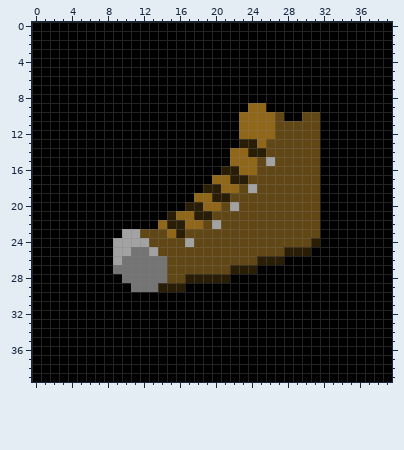
One commit to this pixel-art sprite: images/tile_research_earth_density_1.png. This is how it looked before the edit.
The file is 40x40 pixels.
The result:
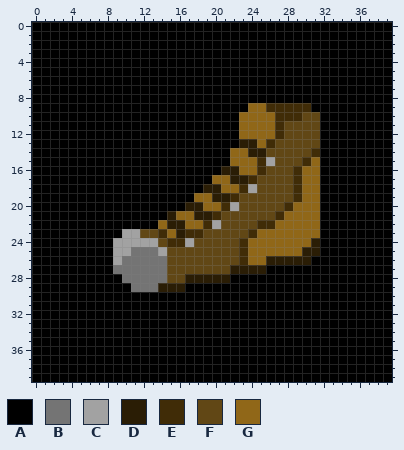
Palette (. is transparent): A #000000  B #747474  C #a2a2a2  D #2a1d05  E #402c07  F #614715  G #906718
Commit message: Research node inspector update
From old to new:
@@ x 11..33 @@
  8 AAAAAAAAAAAAAAAAAAAAAAA
- 9 AAAAAAAAAAAAAGGAAAAAAAA
-10 AAAAAAAAAAAAGGGGFAAFFAA
-11 AAAAAAAAAAAAGGGGFFFFFAA
-12 AAAAAAAAAAAAGGGGFFFFFAA
-13 AAAAAAAAAAAADDGFFFFFFAA
-14 AAAAAAAAAAAGGDDFFFFFFAA
-15 AAAAAAAAAAAGGGFCFFFFFAA
-16 AAAAAAAAAADDGGFFFFFFFAA
-17 AAAAAAAAAGGDDFFFFFFFFAA
-18 AAAAAAAADDGGFCFFFFFFFAA
-19 AAAAAAAGGDDFFFFFFFFFFAA
-20 AAAAAADDGGFCFFFFFFFFFAA
-21 AAAADGGDDFFFFFFFFFFFFAA
-22 AAAGDDGGFCFFFFFFFFFFFAA
-23 CFFFGDFFFFFFFFFFFFFFFAA
-24 CCFFFFCFFFFFFFFFFFFFDAA
-25 BBCFFFFFFFFFFFFFFDDDAAA
-26 BBBBFFFFFFFFFFDDDAAAAAA
-27 BBBBFFFFFFFDDDAAAAAAAAA
+ 9 AAAAAAAAAAAAAGGEEEEEAAA
+10 AAAAAAAAAAAAGGGGEEEFFAA
+11 AAAAAAAAAAAAGGGGEFFFFAA
+12 AAAAAAAAAAAAGGGGEFFFFAA
+13 AAAAAAAAAAAADDGEFFFFFAA
+14 AAAAAAAAAAAGGDDFFFFFEAA
+15 AAAAAAAAAAAGGGECFFFEGAA
+16 AAAAAAAAAADDGGEFFFEGGAA
+17 AAAAAAAAAGGDDEFFFFEGGAA
+18 AAAAAAAADDGGECFFFFEGGAA
+19 AAAAAAAGGDDEFFFFFFEGGAA
+20 AAAAAADDGGECFFFFFEGGGAA
+21 AAAADGGDDEFFFFFFEGGGGAA
+22 AAAGDDGGECFFFFEEGGGGGAA
+23 CFFEGDEEFFFFFEGGGGGGGAA
+24 CCCFEECFFFFFEGGGGGGGDAA
+25 BBBCFFFFFFFFEGGGGGGDDAA
+26 BBBBFFFFFFFFEGGDDDDDAAA
+27 BBBBFFFFFFFDDDDAAAAAAAA
 28 BBBBFFDDDDDAAAAAAAAAAAA
Changed places in both pictures, as pixel boxes (x1, y1, x2, y2):
changed: (149, 103, 320, 274)
